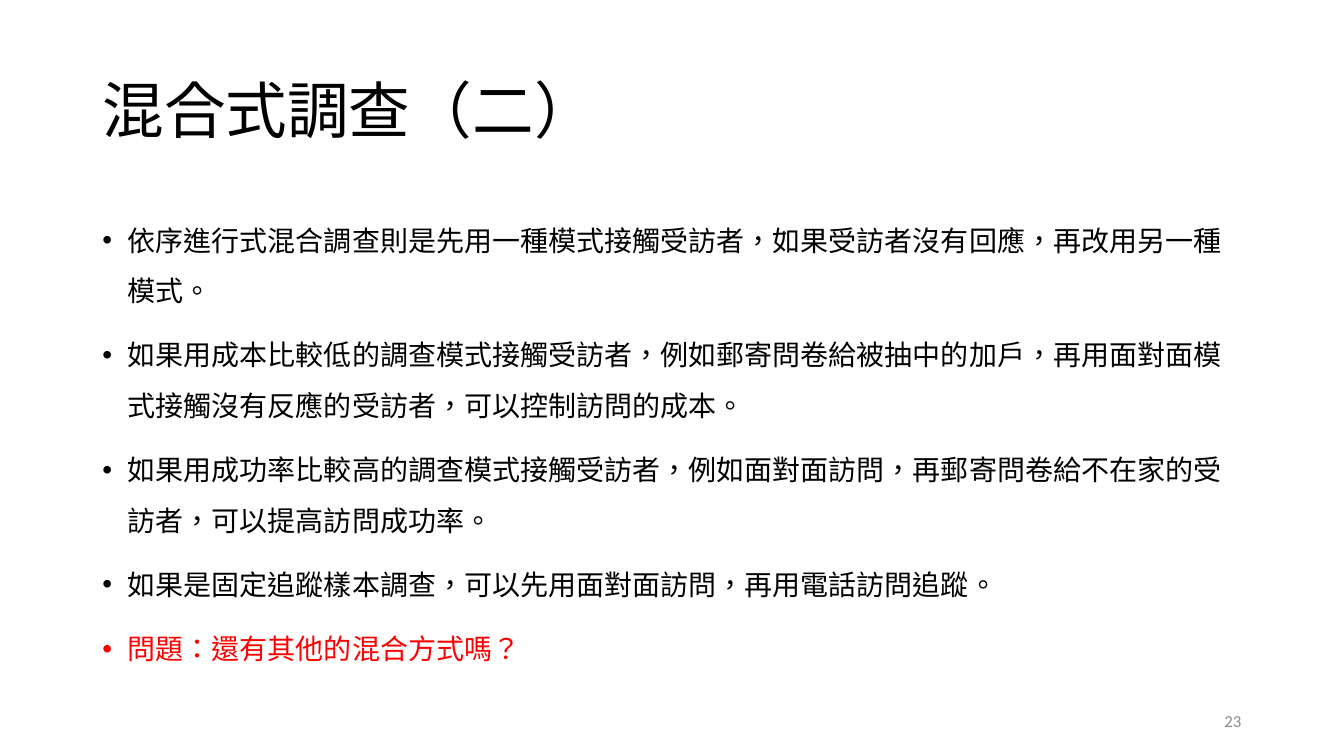
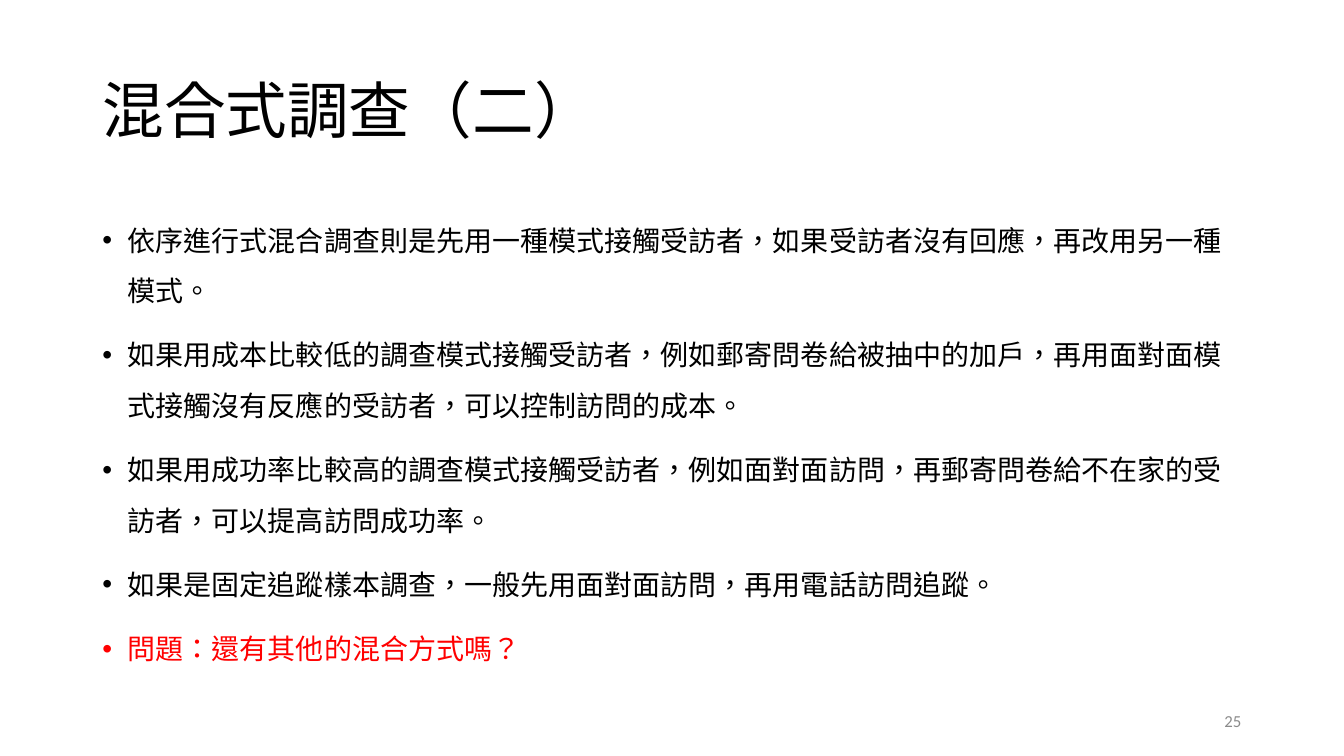
Before and after one commit to TsaiChiahung/PublicOpinion2026, a slide deck: slide 25 of 投影片/民意與調查Week4.pptx (slide 23 before the commit). Drawn at 1344x756 pixels with LibreOffice and Linux fonts; fonts in the diff are those of the drawing. Boxes give left, top, right and bottom in pixels: in the first picture for what was removed or moved away, otherwise in the second. Text is boxed around its words. In the diff, an @@ line names an element or a change of style, - is before the commit and + after.

```diff
--- a/投影片/民意與調查Week4.pptx
+++ b/投影片/民意與調查Week4.pptx
@@ text at (128, 571, 998, 598): text changed @@
-• 如果是固定追蹤樣本調查，可以先用面對面訪問，再用電話訪問追蹤。
+• 如果是固定追蹤樣本調查，一般先用面對面訪問，再用電話訪問追蹤。
@@ page number at (1224, 716, 1241, 727): text changed @@
-23
+25
```
Also in this commit, not shown: 1 other slide changed, 5 slides added, 1 other file.
